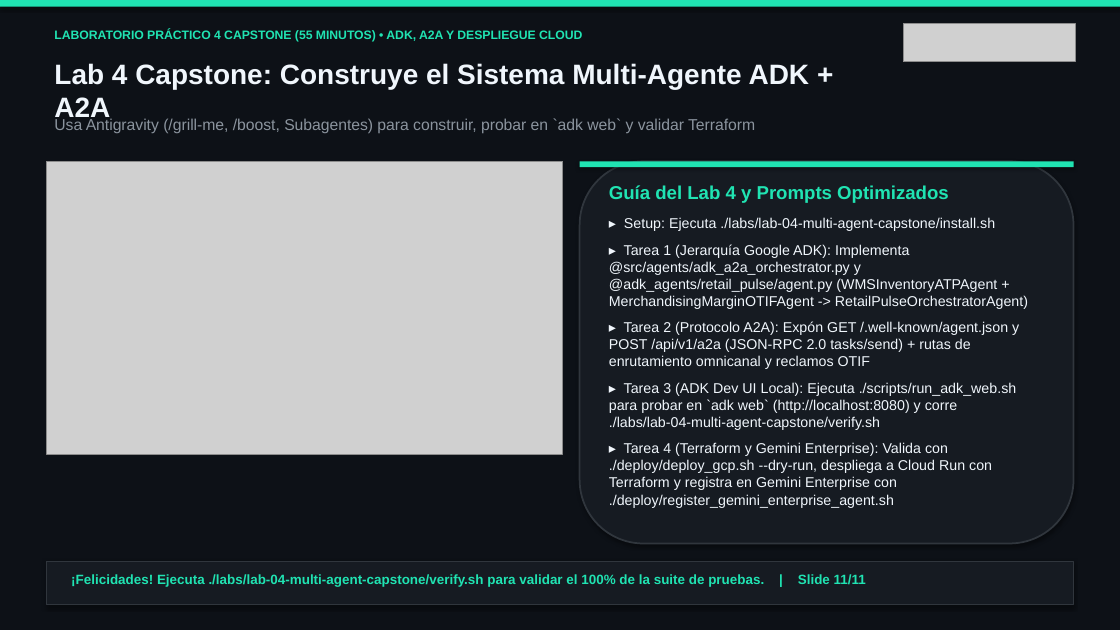
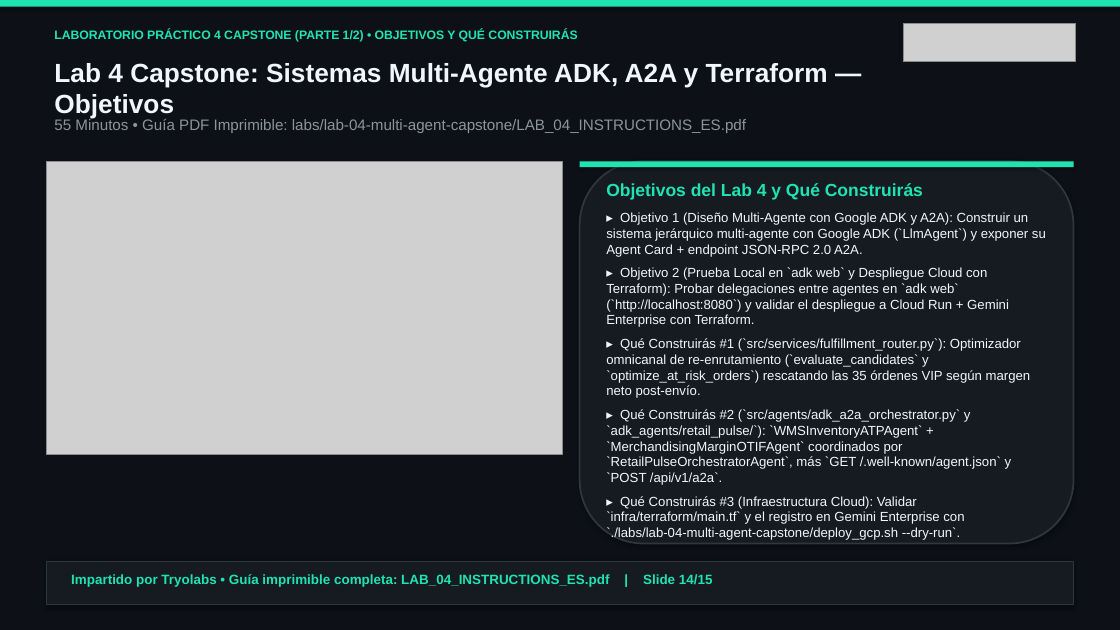
Before and after one commit to tryolabs/antigravity-workshop-retail, a slide deck: slide 14 of slides/antigravity_retail_workshop_es.pptx (slide 11 before the commit). Drawn at 1120x630 pixels with LibreOffice and Linux fonts; fonts in the diff are those of the drawing; grey boxes stand for pictures. Boxes give left, top, right and bottom in pixels: in the first picture for what was removed or moved away, otherwise in the second. Text is boxed around its words. In the diff, an @@ line names an element or a change of style, - is before the commit and + after.

Commit message:
Add Tryolabs-branded Lab Instruction PDFs, branded docs, and 15-slide presentations with Lab Objectives, What You Will Build & Step-by-Step Instructions

```diff
--- a/slides/antigravity_retail_workshop_es.pptx
+++ b/slides/antigravity_retail_workshop_es.pptx
@@ text at [54,30,577,42]: text changed @@
-LABORATORIO PRÁCTICO 4 CAPSTONE (55 MINUTOS) • ADK, A2A Y DESPLIEGUE CLOUD
+LABORATORIO PRÁCTICO 4 CAPSTONE (PARTE 1/2) • OBJETIVOS Y QUÉ CONSTRUIRÁS
@@ text at [54,63,828,119]: text changed; size 24 to 22.5 pt @@
-Lab 4 Capstone: Construye el Sistema Multi-Agente ADK + A2A
+Lab 4 Capstone: Sistemas Multi-Agente ADK, A2A y Terraform — Objetivos
@@ text at [54,117,746,133]: text changed; size 13.5 to 13 pt @@
-Usa Antigravity (/grill-me, /boost, Subagentes) para construir, probar en `adk web` y validar Terraform
+55 Minutos • Guía PDF Imprimible: labs/lab-04-multi-agent-capstone/LAB_04_INSTRUCTIONS_ES.pdf
@@ text at [606,183,1046,540]: text changed; size 12.2 to 11.3 pt @@
-Guía del Lab 4 y Prompts Optimizados
-▸ Setup: Ejecuta ./labs/lab-04-multi-agent-capstone/install.sh
-▸ Tarea 1 (Jerarquía Google ADK): Implementa @src/agents/adk_a2a_orchestrator.py y @adk_agents/retail_pulse/agent.py (WMSInventoryATPAgent + MerchandisingMarginOTIFAgent -> RetailPulseOrchestratorAgent)
-▸ Tarea 2 (Protocolo A2A): Expón GET /.well-known/agent.json y POST /api/v1/a2a (JSON-RPC 2.0 tasks/send) + rutas de enrutamiento omnicanal y reclamos OTIF
-▸ Tarea 3 (ADK Dev UI Local): Ejecuta ./scripts/run_adk_web.sh para probar en `adk web` (http://localhost:8080) y corre ./labs/lab-04-multi-agent-capstone/verify.sh
-▸ Tarea 4 (Terraform y Gemini Enterprise): Valida con ./deploy/deploy_gcp.sh --dry-run, despliega a Cloud Run con Terraform y registra en Gemini Enterprise con ./deploy/register_gemini_enterprise_agent.sh
+Objetivos del Lab 4 y Qué Construirás
+▸ Objetivo 1 (Diseño Multi-Agente con Google ADK y A2A): Construir un sistema jerárquico multi-agente con Google ADK (`LlmAgent`) y exponer su Agent Card + endpoint JSON-RPC 2.0 A2A.
+▸ Objetivo 2 (Prueba Local en `adk web` y Despliegue Cloud con Terraform): Probar delegaciones entre agentes en `adk web` (`http://localhost:8080`) y validar el despliegue a Cloud Run + Gemini Enterprise con Terraform.
+▸ Qué Construirás #1 (`src/services/fulfillment_router.py`): Optimizador omnicanal de re-enrutamiento (`evaluate_candidates` y `optimize_at_risk_orders`) rescatando las 35 órdenes VIP según margen neto post-envío.
+▸ Qué Construirás #2 (`src/agents/adk_a2a_orchestrator.py` y `adk_agents/retail_pulse/`): `WMSInventoryATPAgent` + `MerchandisingMarginOTIFAgent` coordinados por `RetailPulseOrchestratorAgent`, más `GET /.well-known/agent.json` y `POST /api/v1/a2a`.
+▸ Qué Construirás #3 (Infraestructura Cloud): Validar `infra/terraform/main.tf` y el registro en Gemini Enterprise con `./labs/lab-04-multi-agent-capstone/deploy_gcp.sh --dry-run`.
@@ text at [71,574,713,587]: text changed @@
-¡Felicidades! Ejecuta ./labs/lab-04-multi-agent-capstone/verify.sh para validar el 100% de la suite de pruebas. | Slide 11/11
+Impartido por Tryolabs • Guía imprimible completa: LAB_04_INSTRUCTIONS_ES.pdf | Slide 14/15
```
Also in this commit, not shown: 10 other slides changed, 4 slides added, 35 other files.
